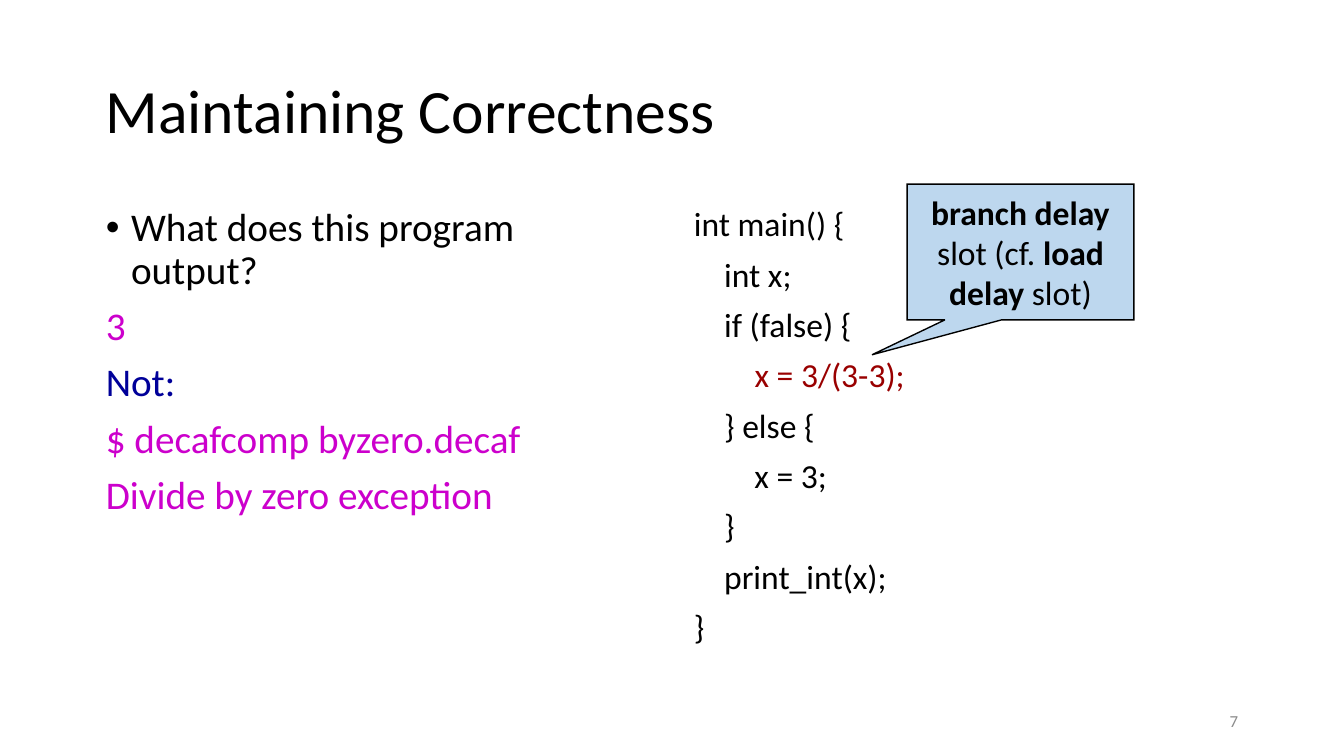
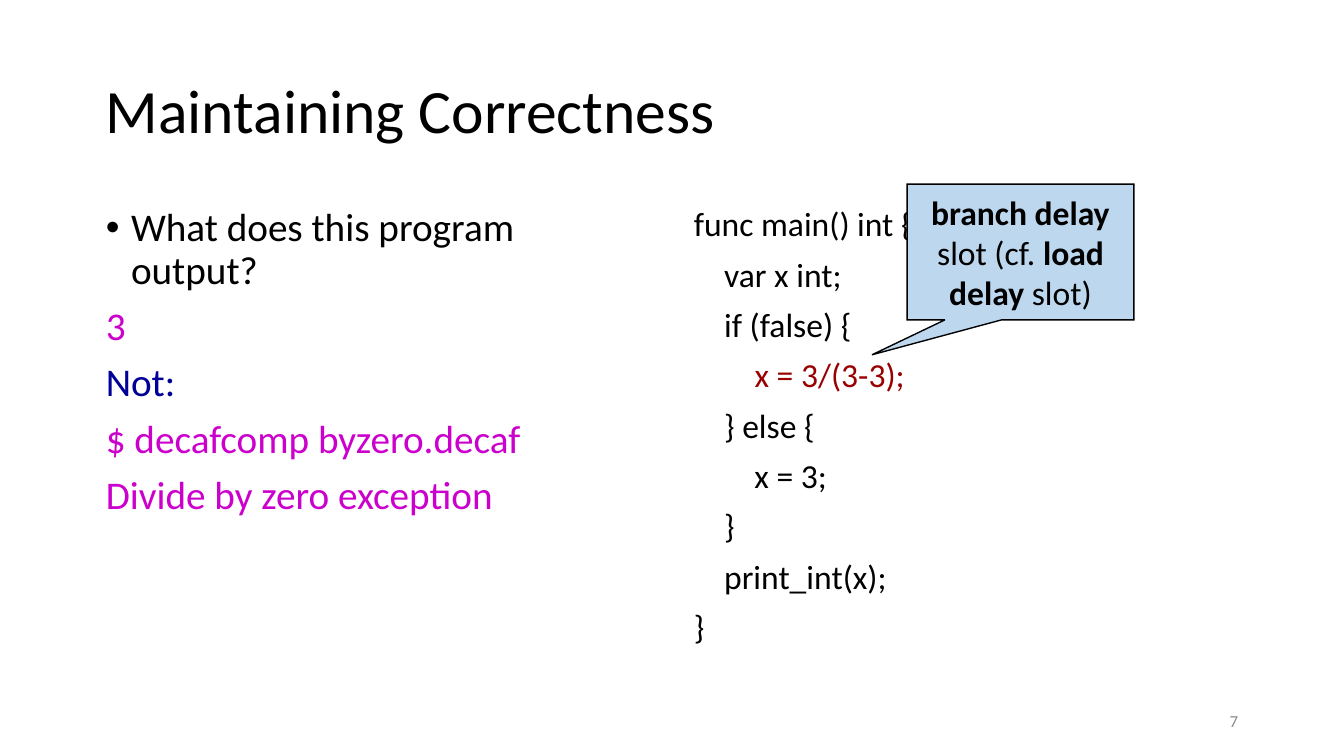
Before and after one commit to anoopsarkar/compilers-class, a slide deck: slide 7 of assets/ppt/opt/opt4-code-opt.pptx. Drawn at 1344x756 pixels with LibreOffice and Linux fonts; fonts in the diff are those of the drawing. Boxes give left, top, right and bottom in pixels: in the first picture for what was removed or moved away, otherwise in the second. Text is boxed around its words. In the diff, an @@ line names an element or a change of style, - is before the commit and + after.

```diff
--- a/assets/ppt/opt/opt4-code-opt.pptx
+++ b/assets/ppt/opt/opt4-code-opt.pptx
@@ text at [694,211,893,291]: text changed @@
-int main() {
-int x;
+func main() int {
+var x int;
```
Also in this commit, not shown: 4 other files.
